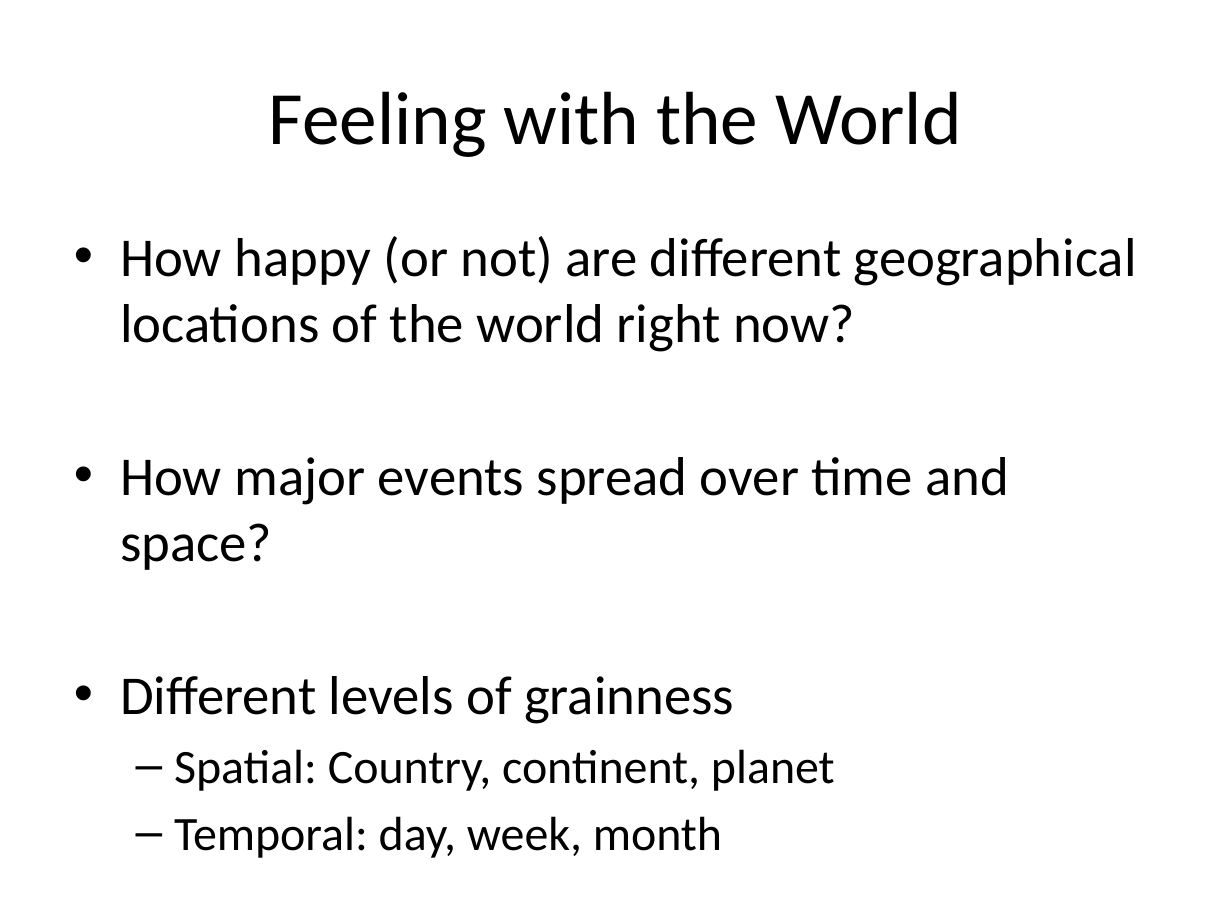
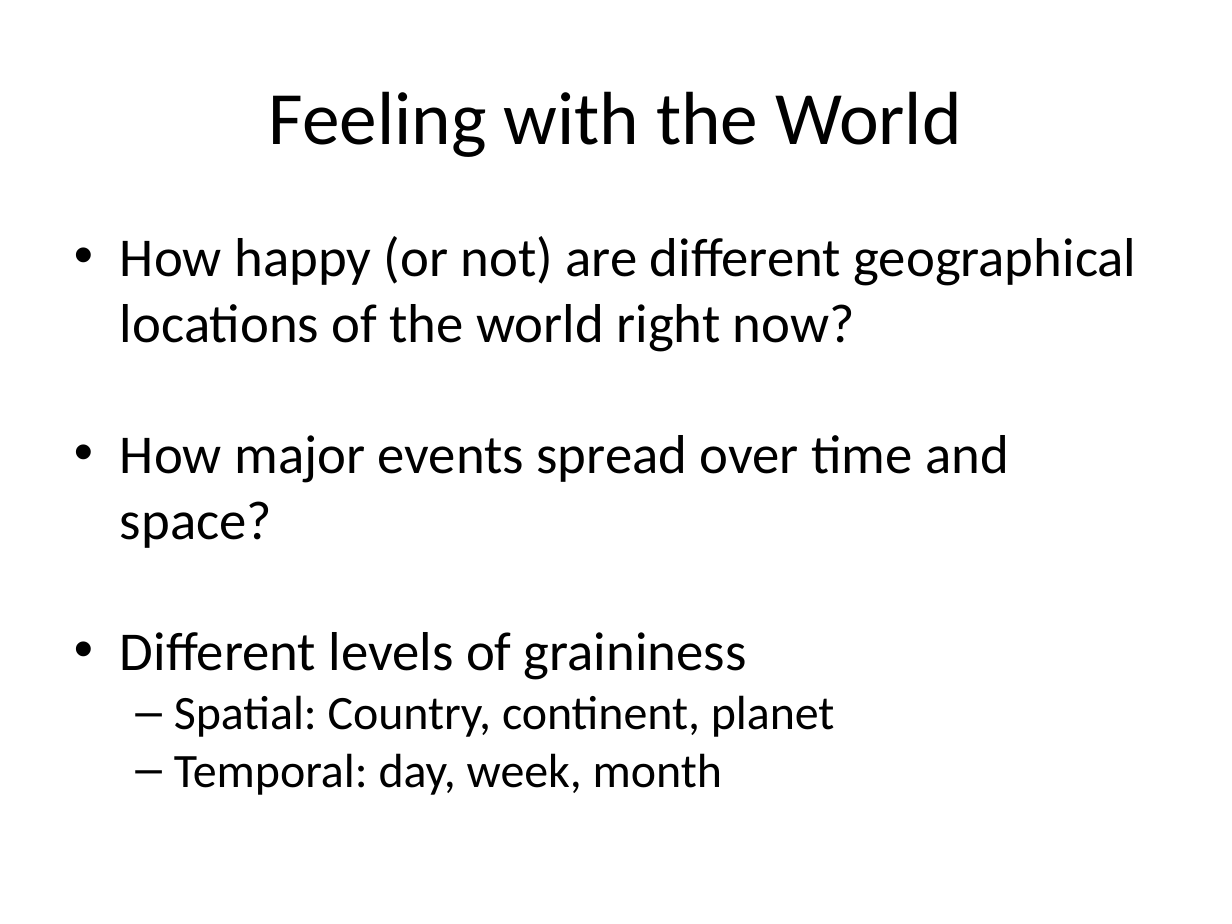
Before and after one commit to NasrK/streamline-hackathon-boilerplate, a slide deck: slide 4 of Team Happiness.pptx (slide 5 before the commit). Drawn at 1232x924 pixels with LibreOffice and Linux fonts; fonts in the diff are those of the drawing. Boxes give left, top, right and bottom in pixels: in the first picture for what was removed or moved away, otherwise in the second. Text is boxed around its words. In the diff, an @@ line names an element or a change of style, - is before the commit and + after.

```diff
--- a/Team Happiness.pptx
+++ b/Team Happiness.pptx
@@ text at box(120, 236, 1137, 795): indent changed; less space between paragraphs @@
@@ text at box(120, 632, 747, 680): text changed @@
-• Different levels of grainness
+• Different levels of graininess
```
Also in this commit, not shown: 7 other slides changed, 2 slides added, 3 slides removed.
